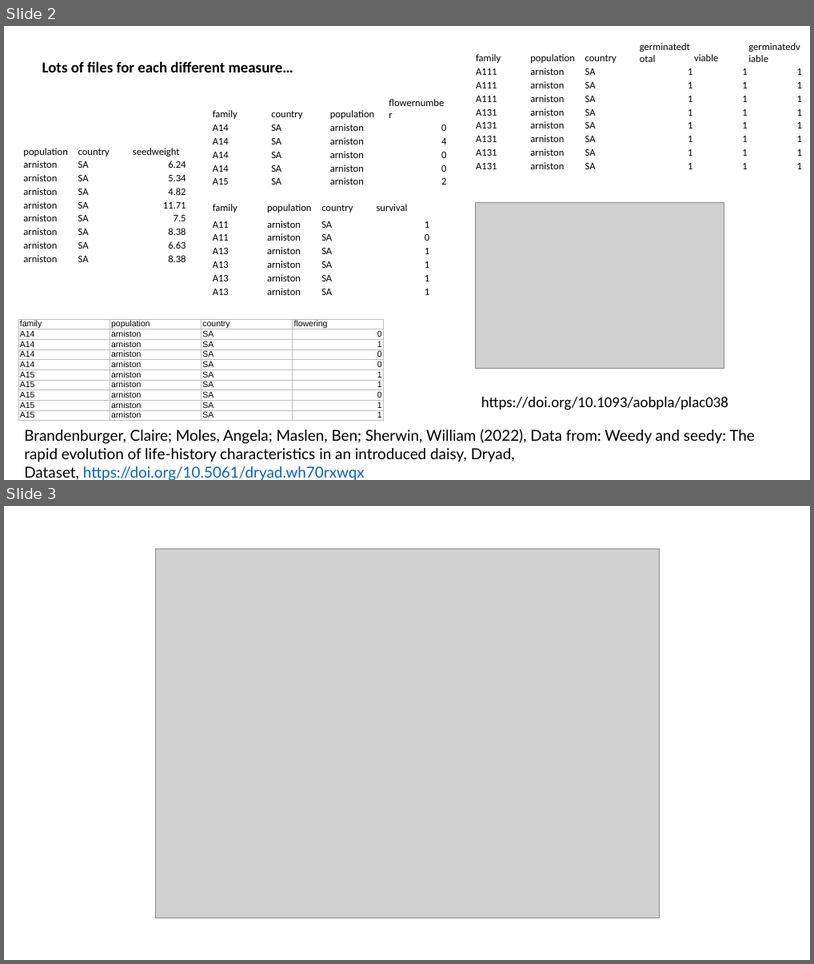
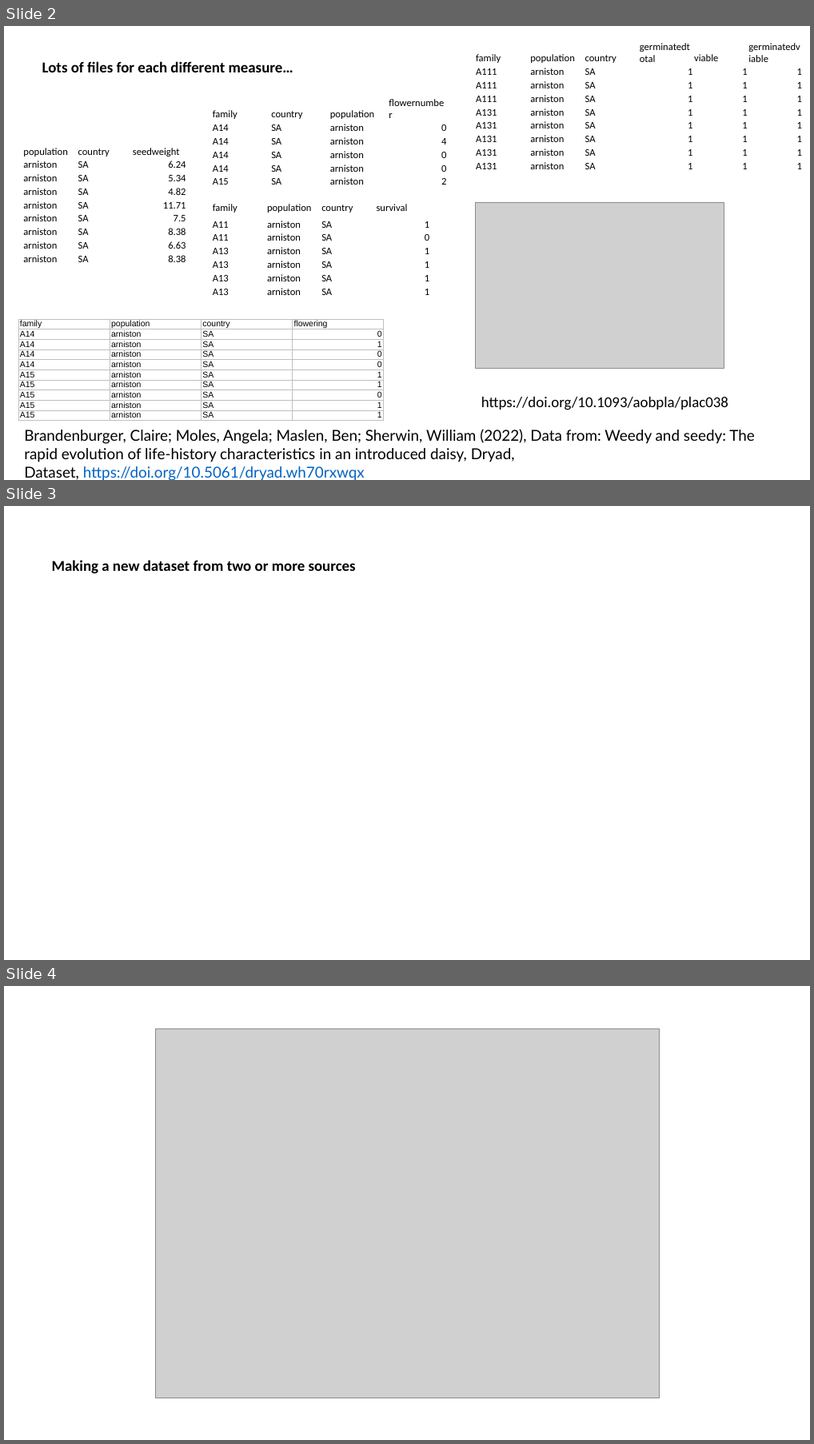
Before and after one commit to nicksavill/DEB_development, a slide deck: Week_5/Joining_merging.pptx. Shown one above the other, each under a label of ours: slides 2 and 3 before the commit, slides 2, 3 and 4 after it. The pictures are 814x964 and 814x1444 pixels, drawn with LibreOffice and Linux fonts; fonts in the diff are those of the drawing; grey boxes stand for pictures. Boxes give left, top, right and bottom in pixels: in the first picture for what was removed or moved away, otherwise in the second. Text is boxed around its words. In the diff, an @@ line names an element or a change of style, - is before the commit and + after.

Commit message:
making notebooks interactive, working on ppt

```diff
--- a/Week_5/Joining_merging.pptx
+++ b/Week_5/Joining_merging.pptx
@@ slide 3 added at bbox=[4, 506, 810, 960], background #FFFFFF @@
@@ text added at bbox=[52, 560, 356, 574], 18 pt, text #000000, bold @@
+Making a new dataset from two or more sources
@@ what was slide 3 is now slide 4 @@
```
Also in this commit, not shown: 4 slides changed, 9 other slides added, 1 slide removed, 18 other files.
